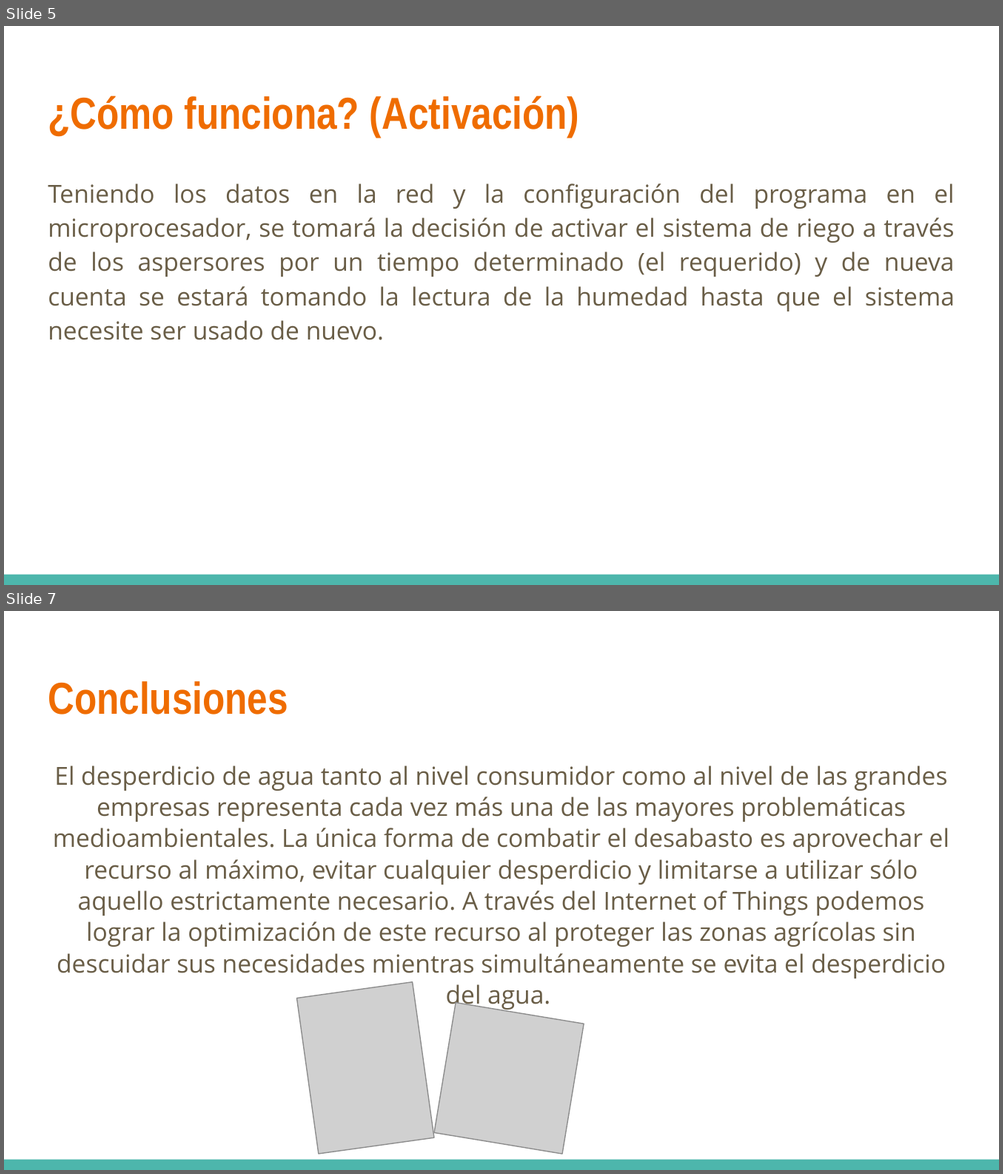
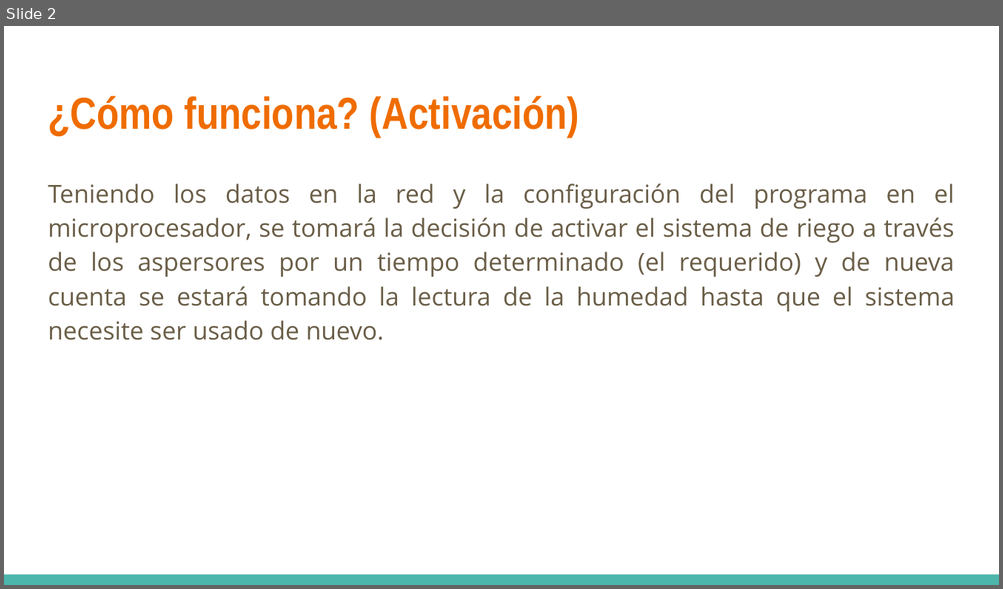
Before and after one commit to Morr13/Equipo4iot, a slide deck: RetoHerramientasComputacionales(Funcionamiento).pptx. Shown one above the other, each under a label of ours: slides 5 and 7 before the commit, slide 2 after it; the slides between them are not shown. The pictures are 1003x1174 and 1003x589 pixels, drawn with LibreOffice and Linux fonts; fonts in the diff are those of the drawing; grey boxes stand for pictures. Boxes give left, top, right and bottom in pixels: in the first picture for what was removed or moved away, otherwise in the second. Text is boxed around its words. In the diff, an @@ line names an element or a change of style, - is before the commit and + after.

```diff
--- a/RetoHerramientasComputacionales(Funcionamiento).pptx
+++ b/RetoHerramientasComputacionales(Funcionamiento).pptx
@@ slide 7 removed at (4,611,999,1170), background #FFFFFF; not listed: 1 template element that a slide beside it also shows @@
@@ title removed at (48,681,288,715) @@
-Conclusiones
@@ text removed at (53,766,949,1011) @@
-El desperdicio de agua tanto al nivel consumidor como al nivel de las grandes empresas representa cada vez más una de las mayores problemáticas medioambientales. La única forma de combatir el desabasto es aprovechar el recurso al máximo, evitar cualquier desperdicio y limitarse a utilizar sólo aquello estrictamente necesario. A través del Internet of Things podemos lograr la optimización de este recurso al proteger las zonas agrícolas sin descuidar sus necesidades mientras simultáneamente se evita el desperdicio del agua.
@@ picture removed at (297,982,434,1154) @@
@@ picture removed at (434,1003,583,1155) @@
@@ what was slide 5 is now slide 2 @@
```
Also in this commit, not shown: 4 other slides removed.
